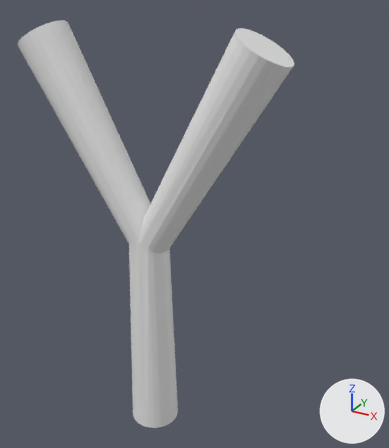
Two versions of the Blender file Hungry-Birds-Simulator/assets/Others/sling.blend, one commit apart.
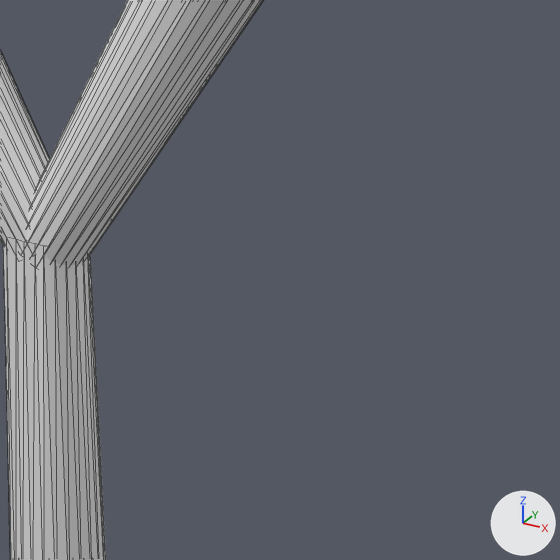
Each version is shown whole from a camera (50 mm lens) standing at (7.35, -10.84, 12.05) and looking at (1.15, 0.43, 6.41), then close up on the part from 33% to 100% of the width and 29% to 87% of the height. Every picture has the same lights, and +X, +Y and +Z are marked at lower right. The close-ups show mesh edges as thin lines. Materials are left out; every surface is plain grey.

The first close-up shows 'slingID1'.
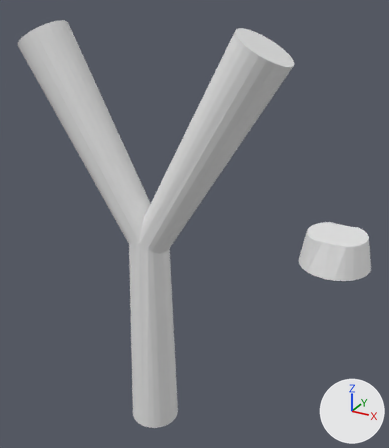
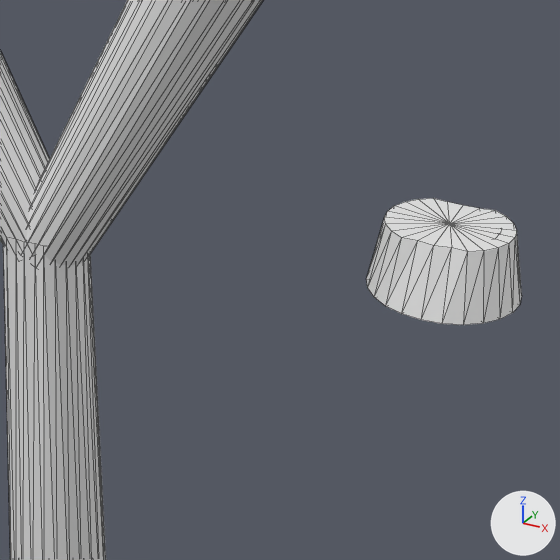
Where the change shows, as pixel boxes (x1, y1, x2, y2) in the close-ups (560 x 560 px):
```json
{"object": "slingID1", "change": "reshaped", "before": [0, 0, 263, 560], "after": [0, 0, 522, 560]}
{"part": 1, "of": "me_slingid1", "change": "added", "after": [366, 198, 522, 325]}
```

Scene script edits in JSON lines:
```json
{"block": "me_slingid1", "where": "# used by ob_slingid1; location = (0.0, 0.0, 2.79)"}
{"op": "remove", "block": "me_slingid1", "code": "me_slingid1.from_pydata(...)  # 149 vertices, 264 faces; spans x -3.61..3.63, y -0.7..0.71, z -2.8..8.51"}
{"op": "add", "block": "me_slingid1", "code": "me_slingid1.from_pydata(...)  # 205 vertices, 364 faces; spans x -3.61..5.72, y -0.79..0.78, z -2.8..8.51"}
{"block": "me_slingid1", "change": "me_slingid1 part 1: a new loose piece of 50 vertices spanning x 4.15..5.72, y -0.79..0.78, z 3.62..4.35"}
```
